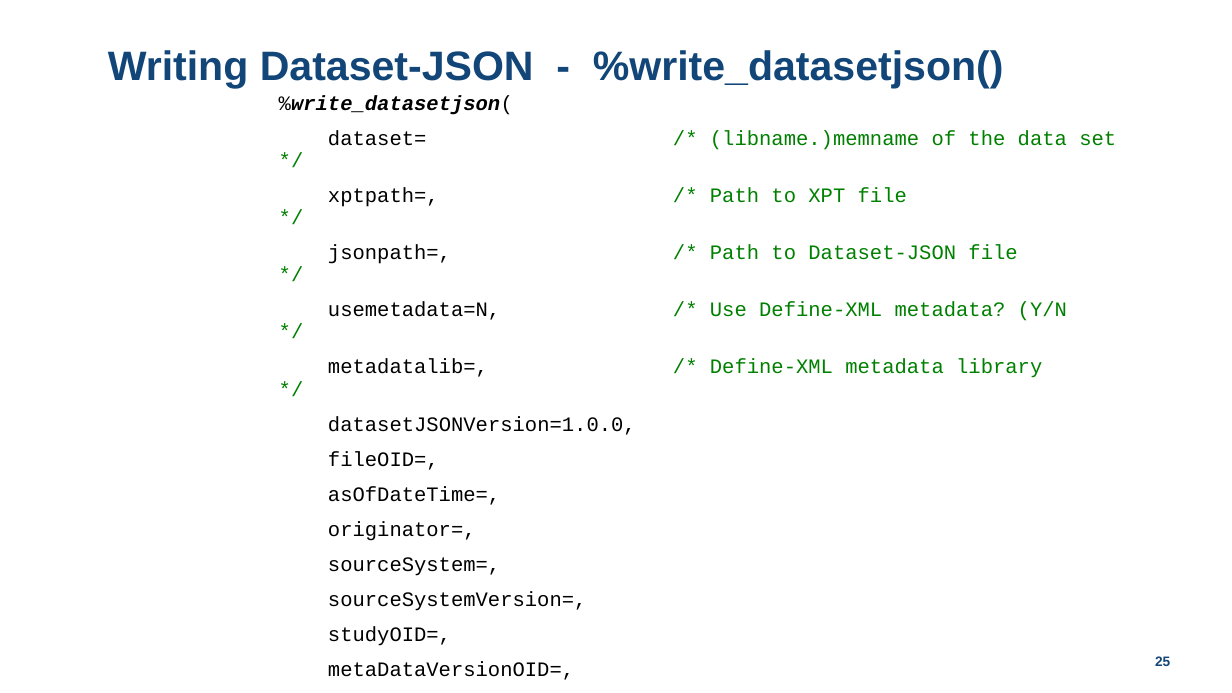
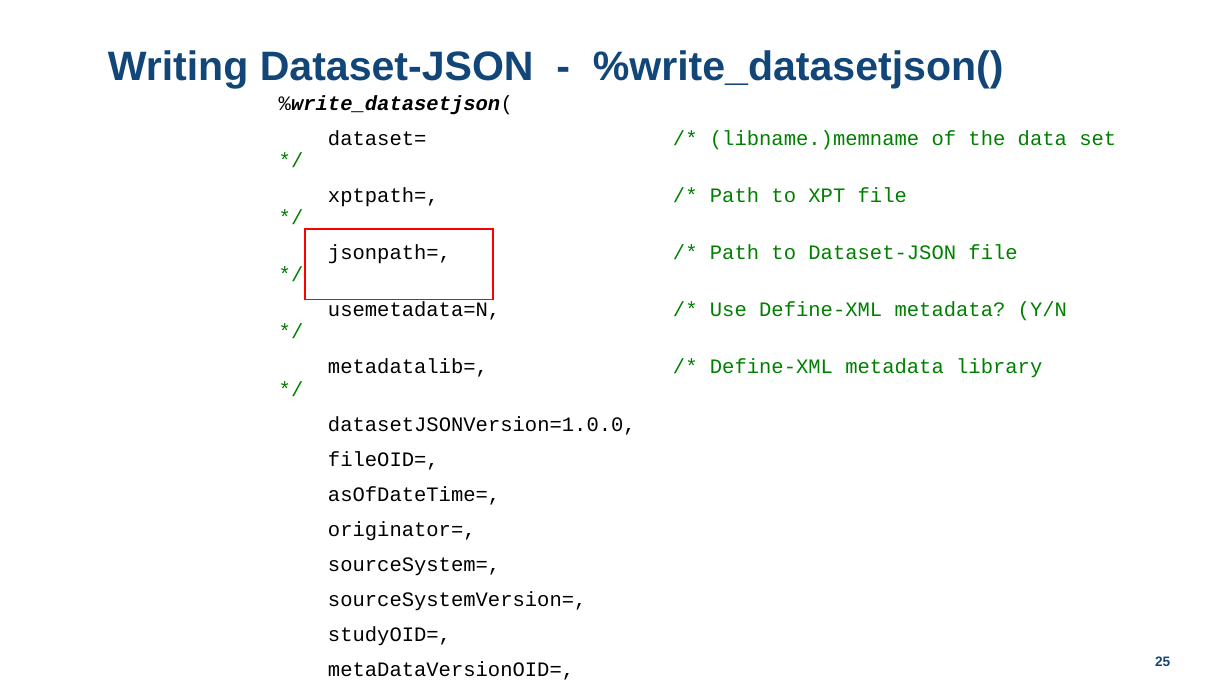
Before and after one commit to lexjansen/dataset-json-sas, a slide deck: slide 25 of doc/CDISC_COSA_webinar_20231005_dataset-json_SAS.pptx. Drawn at 1232x693 pixels with LibreOffice and Linux fonts; fonts in the diff are those of the drawing; background and template pictures are left out. Boxes give left, top, right and bottom in pixels: in the first picture for what was removed or moved away, otherwise in the second. Text is boxed around its words. In the diff, an @@ line names an element or a change of style, - is before the commit and + after.

```diff
--- a/doc/CDISC_COSA_webinar_20231005_dataset-json_SAS.pptx
+++ b/doc/CDISC_COSA_webinar_20231005_dataset-json_SAS.pptx
@@ rectangle added at (306,229,493,299), outline #FF0000 1 pt @@
```
Also in this commit, not shown: 3 other slides changed, 5 other files.
